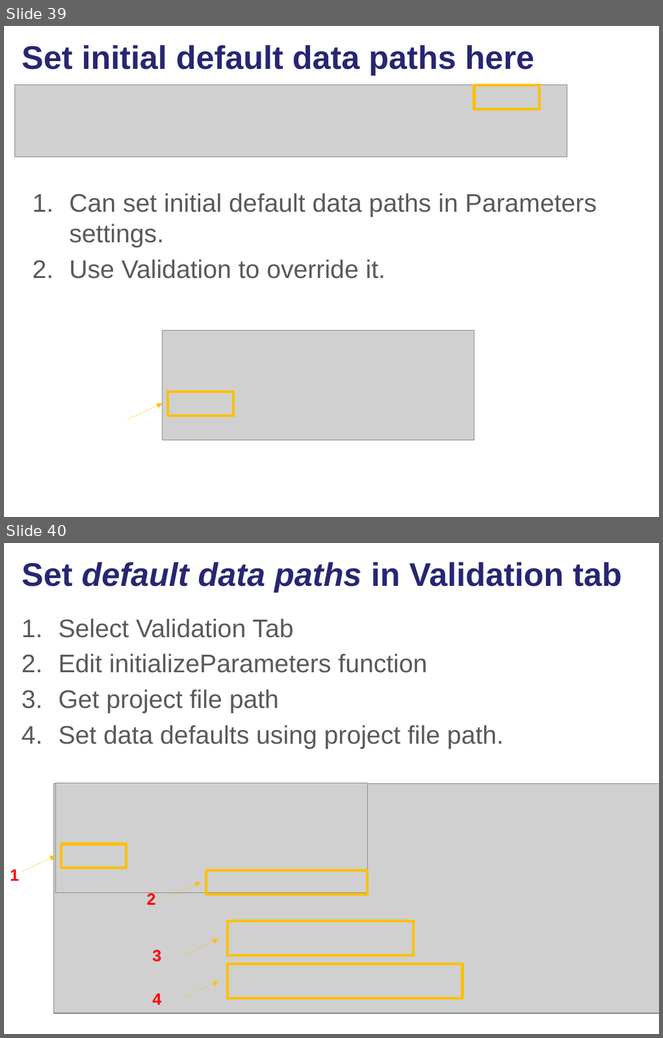
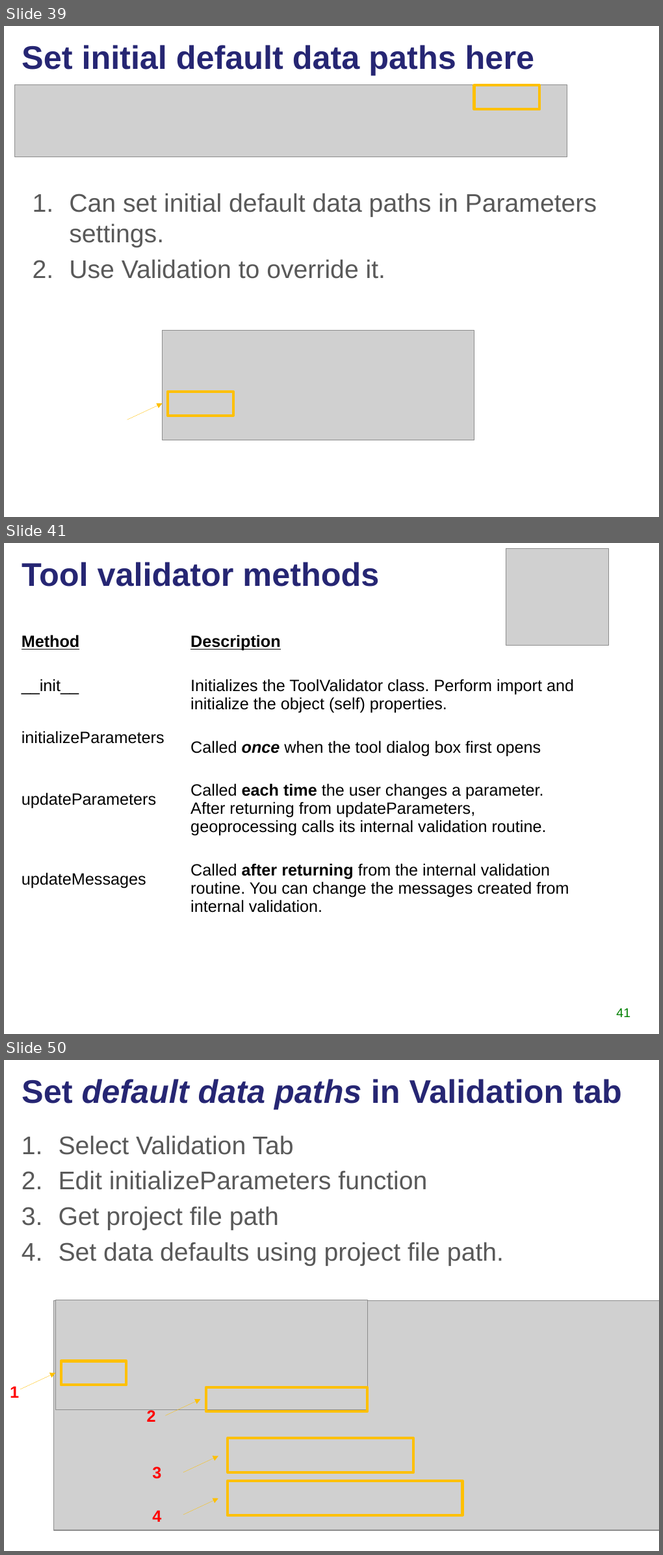
Before and after one commit to lgtateos/gis540, a slide deck: slides/scriptToolParameters.pptx. Shown one above the other, each under a label of ours: slides 39 and 40 before the commit, slides 39, 41 and 50 after it; the slides between them are not shown. The pictures are 663x1038 and 663x1555 pixels, drawn with LibreOffice and Linux fonts; fonts in the diff are those of the drawing; grey boxes stand for pictures. Boxes give left, top, right and bottom in pixels: in the first picture for what was removed or moved away, otherwise in the second. Text is boxed around its words. In the diff, an @@ line names an element or a change of style, - is before the commit and + after.

Commit message:
add more slides
More explanation of setting default values and updating parameters based on other parameters.

```diff
--- a/slides/scriptToolParameters.pptx
+++ b/slides/scriptToolParameters.pptx
@@ slide 41 added at box(4, 543, 659, 1034), background #FFFFFF @@
@@ title added at box(22, 562, 379, 587), 36 pt, text #262673, bold @@
+Tool validator methods
@@ picture added at box(506, 548, 609, 645) @@
@@ table added at box(15, 629, 582, 937), 5 rows, 2 columns @@
+Method | Description
+__init__ | Initializes the ToolValidator class. Perform import and initialize the object (self) properties.
+initializeParameters | Called once when the tool dialog box first opens
+updateParameters | Called each time the user changes a parameter. After returning from updateParameters, geoprocessing calls its internal validation routine.
+updateMessages | Called after returning from the internal validation routine. You can change the messages created from internal validation.
@@ page number added at box(616, 1008, 631, 1017), 14 pt, text #008000 @@
+41
@@ what was slide 40 is now slide 50 @@
```
Also in this commit, not shown: 13 other slides added.
